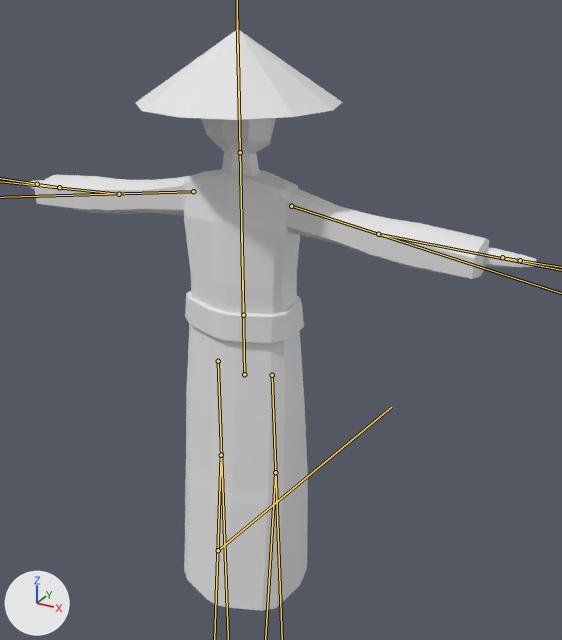
The glTF model res/models/samurai.glb, before and after one commit.
The view is the same before and after, from a 50 mm camera at (1.225, -1.976, 2.026) aimed at (0.066, 0.132, 0.972). The lights are fixed; the arrows at lower left show +X, +Y and +Z. The bones that change are drawn over the model as lines.

Names of what the first picture shows: 'samurai'.
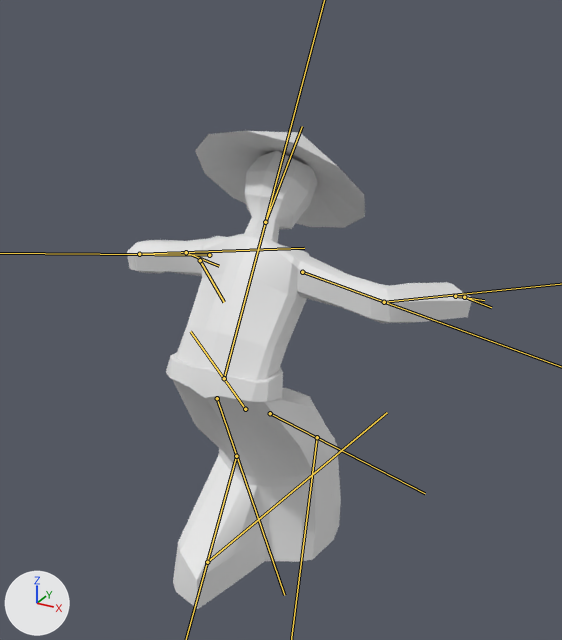
The newer file adds an action. The first version stands in its rest pose; the second is drawn at frame 1 of the action 'Hurt'.

Where the change shows, as pixel boxes (x1, y1, x2, y2) in the pictures (562 x 640 px):
'samurai', posed (32% narrower, 18% shorter)
    before: (26, 29, 537, 611)
    after: (127, 131, 476, 609)
bone 'Hip', root to tip
    before: (244, 374) to (241, 230)
    after: (245, 409) to (190, 331)
bone 'Hand.L', root to tip
    before: (59, 187) to (3, 179)
    after: (186, 252) to (219, 266)
bone 'Head', root to tip
    before: (240, 152) to (237, 20)
    after: (265, 222) to (302, 126)
bone 'Foot.L', root to tip
    before: (218, 550) to (391, 407)
    after: (207, 562) to (387, 412)

What the commit changed:
Bone 'Hip' (bone_hip) moves from (0.0, 0.0, 0.0) to (0.0, -0.62, 0.0).
Bone 'Hip' (bone_hip) turns from (0, 0, 0) to (-36, 0, 0) degrees about its own x, y and z.
Bone 'Chest' (bone_chest) turns from (0, 0, 0) to (67, 0, 0) degrees about its own x, y and z.
Bone 'UpperArm.L' (bone_upperarm_l) turns from (0, 0, 0) to (8, -42, -6) degrees about its own x, y and z.
Bone 'LowerArm.L' (bone_lowerarm_l) turns from (0, 0, 0) to (79, 25, -14) degrees about its own x, y and z.
Bone 'Hand.L' (bone_hand_l) turns from (0, 0, 0) to (-1, -5, -16) degrees about its own x, y and z.
Bone 'Fingers.L' (bone_fingers_l) turns from (0, 0, 0) to (2, -2, -31) degrees about its own x, y and z.
Bone 'Head' (bone_head) turns from (0, 0, 0) to (12, 0, 0) degrees about its own x, y and z.
Bone 'UpperArm.R' (bone_upperarm_r) turns from (0, 0, 0) to (5, 32, 4) degrees about its own x, y and z.
Bone 'LowerArm.R' (bone_lowerarm_r) turns from (0, 0, 0) to (64, -9, 4) degrees about its own x, y and z.
Bone 'MidHand.R' (bone_midhand_r) turns from (0, 0, 0) to (-1, -3, 7) degrees about its own x, y and z.
Bone 'Fingers.R' (bone_fingers_r) turns from (0, 0, 0) to (-1, -3, 7) degrees about its own x, y and z.
Bone 'UpperLeg.L' (bone_upperleg_l) turns from (0, 0, 0) to (-11, 2, 4) degrees about its own x, y and z.
Bone 'LowerLeg.L' (bone_lowerleg_l) turns from (0, 0, 0) to (-59, -4, -6) degrees about its own x, y and z.
Bone 'Foot.L' (bone_foot_l) turns from (0, 0, 0) to (-34, 4, 0) degrees about its own x, y and z.
Bone 'UpperLeg.R' (bone_upperleg_r) turns from (0, 0, 0) to (13, 2, -4) degrees about its own x, y and z.
Bone 'LowerLeg.R' (bone_lowerleg_r) turns from (0, 0, 0) to (-46, 2, 5) degrees about its own x, y and z.
